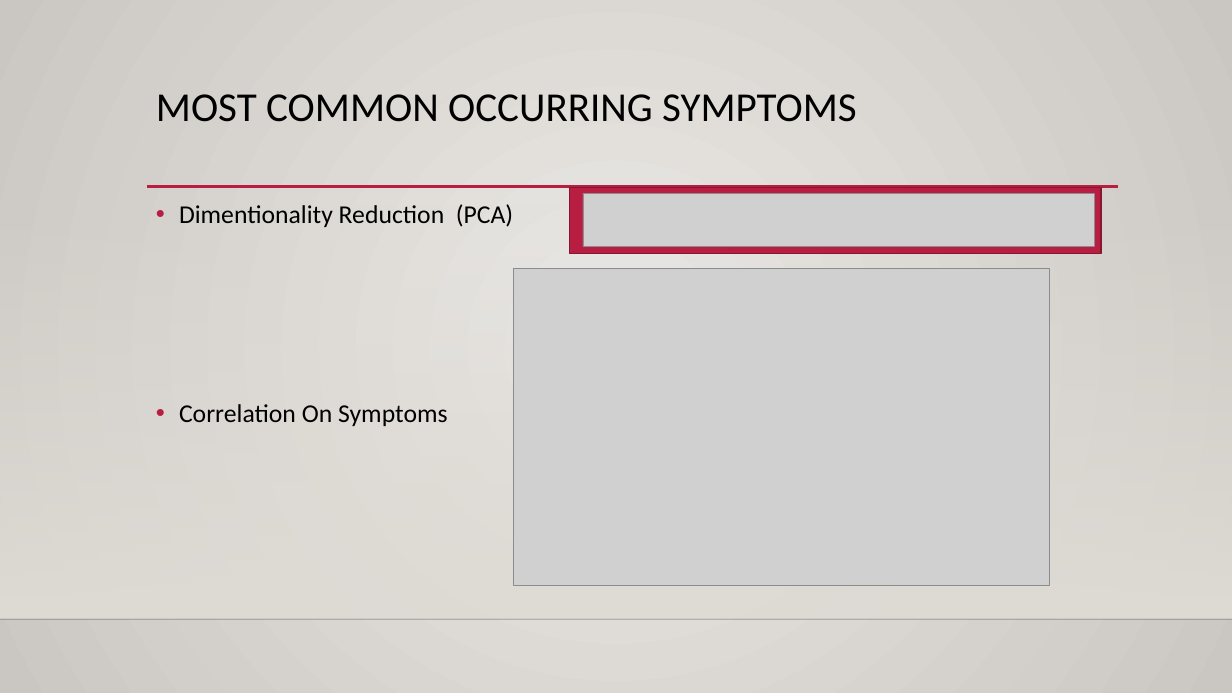
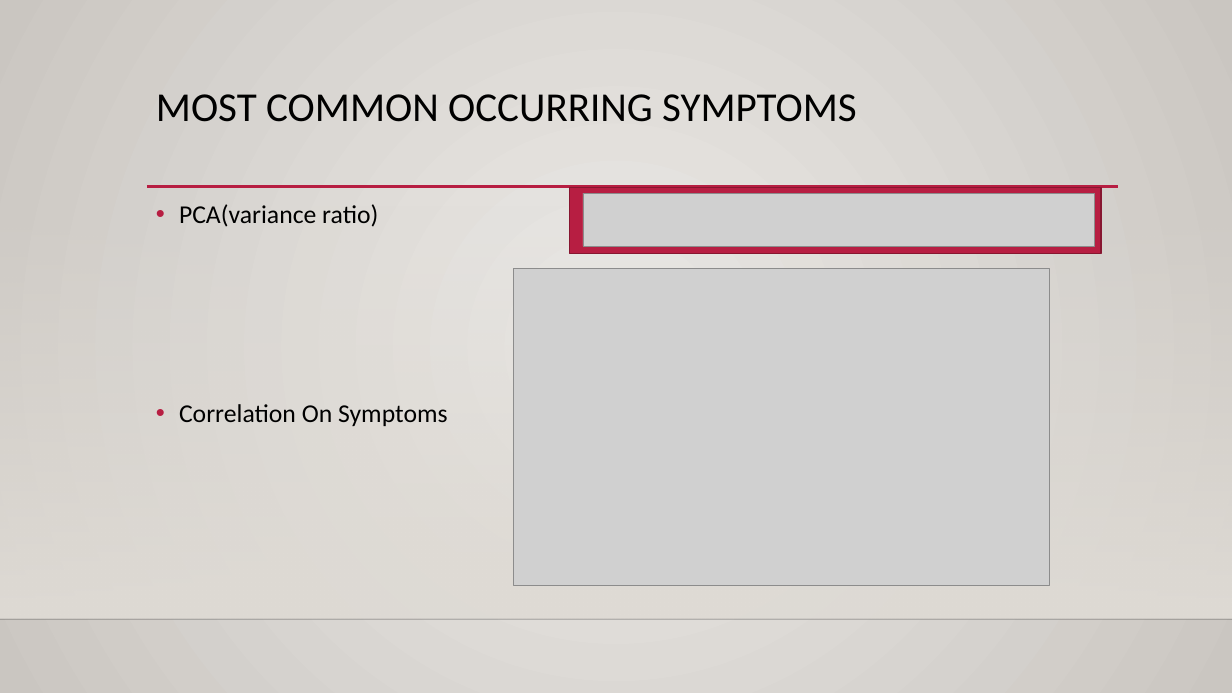
Before and after one commit to RajHarry/Women-Periods-Data-Analysis, a slide deck: slide 5 of PsLove dataset analyzation.pptx (slide 6 before the commit). Drawn at 1232x693 pixels with LibreOffice and Linux fonts; fonts in the diff are those of the drawing; grey boxes stand for pictures; background and template pictures are left out. Boxes give left, top, right and bottom in pixels: in the first picture for what was removed or moved away, otherwise in the second. Text is boxed around its words. In the diff, an @@ line names an element or a change of style, - is before the commit and + after.

```diff
--- a/PsLove dataset analyzation.pptx
+++ b/PsLove dataset analyzation.pptx
@@ text at [179,204,378,227]: text changed @@
-• Dimentionality Reduction (PCA)
+• PCA(variance ratio)
```
Also in this commit, not shown: 1 other slide changed, 1 slide added, 1 slide removed.
